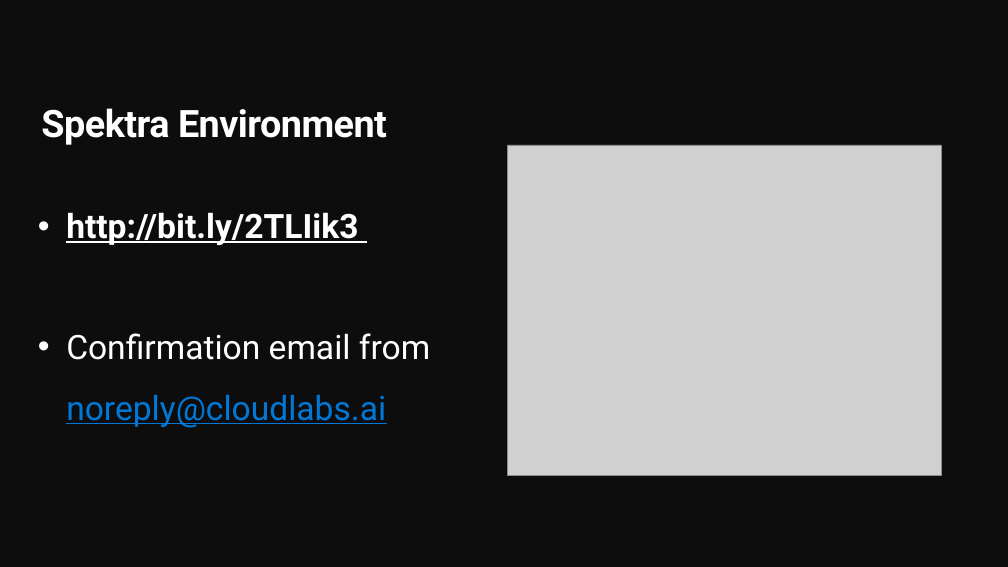
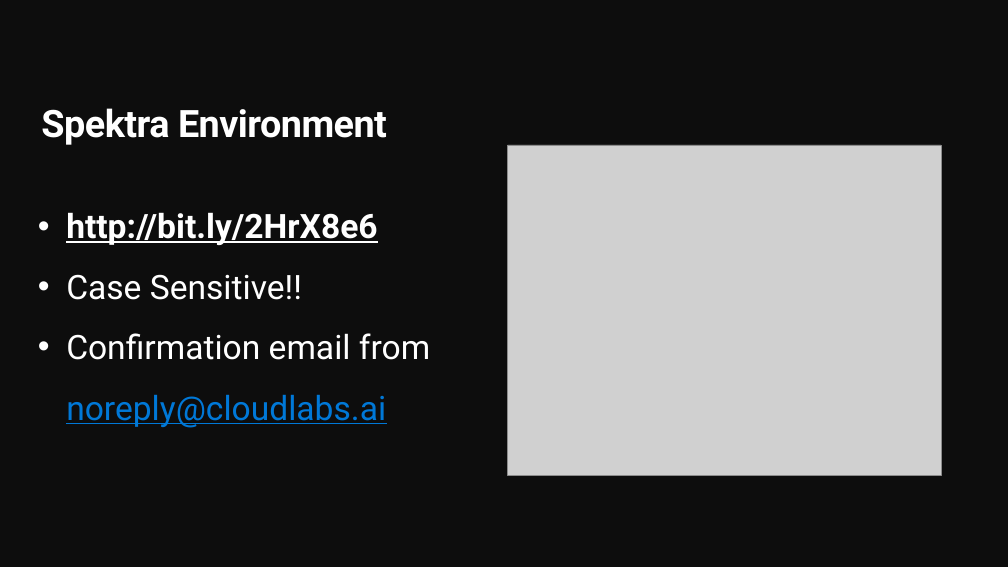
Before and after one commit to himaniR/LearnAI-Airlift, a slide deck: slide 9 of slides/00-Airlift Opening.pptx. Drawn at 1008x567 pixels with LibreOffice and Linux fonts; fonts in the diff are those of the drawing; grey boxes stand for pictures; background and template pictures are left out. Boxes give left, top, right and bottom in pixels: in the first picture for what was removed or moved away, otherwise in the second. Text is boxed around its words. In the diff, an @@ line names an element or a change of style, - is before the commit and + after.

```diff
--- a/slides/00-Airlift Opening.pptx
+++ b/slides/00-Airlift Opening.pptx
@@ text at box(66, 212, 377, 300): text changed @@
-• http://bit.ly/2TLIik3
+• http://bit.ly/2HrX8e6
+• Case Sensitive!!
```
Also in this commit, not shown: 2 slides added.
